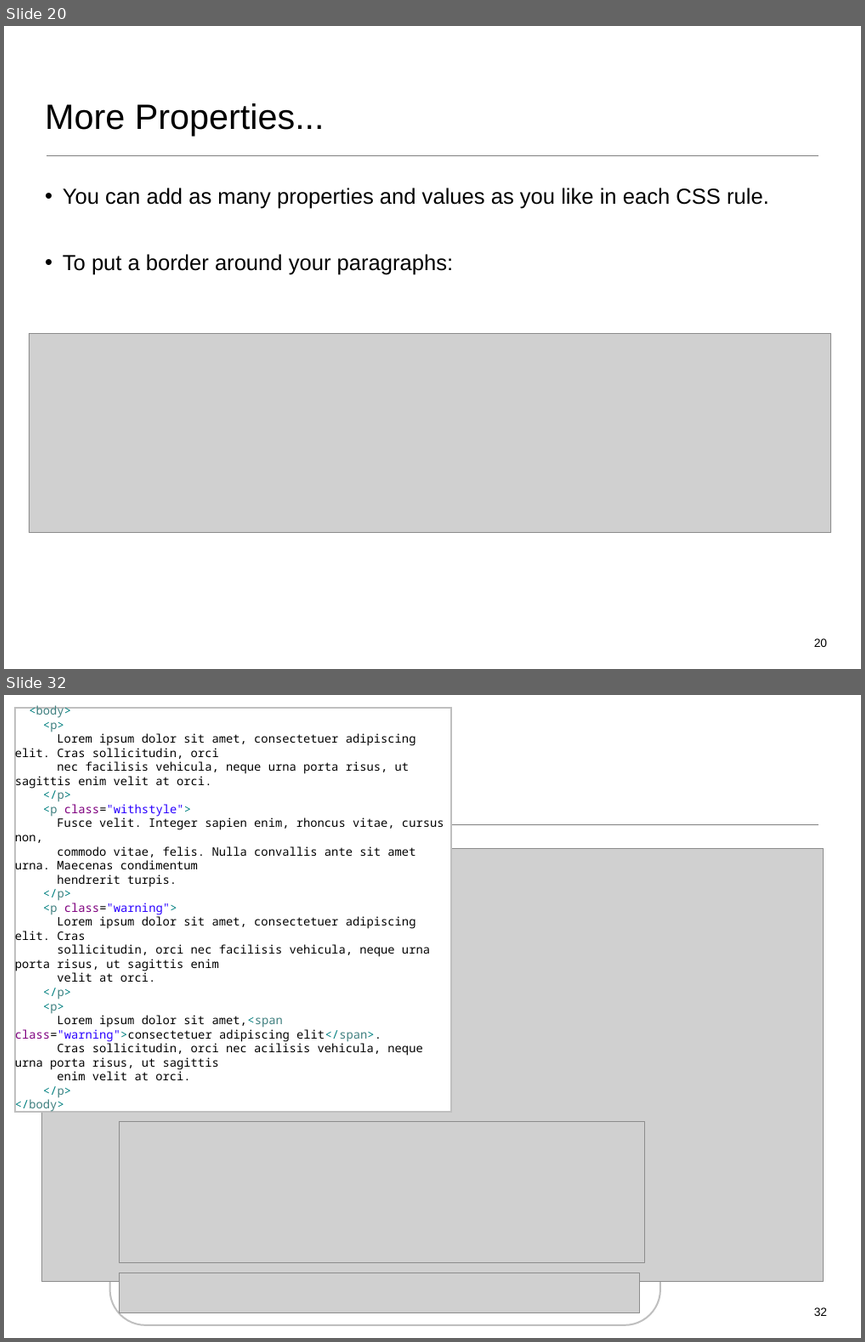
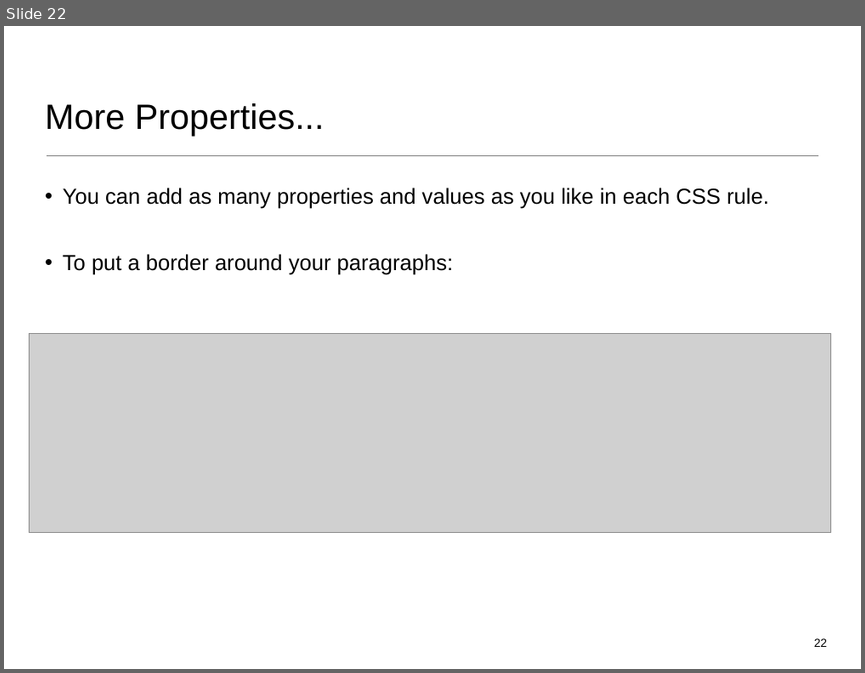
Before and after one commit to wit-web-dev-2015/web-dev-1, a slide deck: topic02/talk-2/css-1.ppt. Shown one above the other, each under a label of ours: slides 20 and 32 before the commit, slide 22 after it; the slides between them are not shown. The pictures are 865x1342 and 865x673 pixels, drawn with LibreOffice and Linux fonts; fonts in the diff are those of the drawing; grey boxes stand for pictures. Boxes give left, top, right and bottom in pixels: in the first picture for what was removed or moved away, otherwise in the second. Text is boxed around its words. In the diff, an @@ line names an element or a change of style, - is before the commit and + after.

```diff
--- a/topic02/talk-2/css-1.ppt
+++ b/topic02/talk-2/css-1.ppt
@@ slide 32 removed at [4, 695, 861, 1338], background #FFFFFF; not listed: 1 template element that a slide beside it also shows @@
@@ rectangle removed at [15, 709, 451, 1111] @@
-<body>
-<p>
-Lorem ipsum dolor sit amet, consectetuer adipiscing elit. Cras sollicitudin, orci
-nec facilisis vehicula, neque urna porta risus, ut sagittis enim velit at orci.
-</p>
-<p class="withstyle">
-Fusce velit. Integer sapien enim, rhoncus vitae, cursus non,
-commodo vitae, felis. Nulla convallis ante sit amet urna. Maecenas condimentum
-hendrerit turpis.
-</p>
-<p class="warning">
-Lorem ipsum dolor sit amet, consectetuer adipiscing elit. Cras
-sollicitudin, orci nec facilisis vehicula, neque urna porta risus, ut sagittis enim
-velit at orci.
-</p>
-<p>
-Lorem ipsum dolor sit amet,<span class="warning">consectetuer adipiscing elit</span>.
-Cras sollicitudin, orci nec acilisis vehicula, neque urna porta risus, ut sagittis
-enim velit at orci.
-</p>
-</body>
@@ picture removed at [41, 848, 823, 1281] @@
@@ rounded rectangle removed at [110, 1111, 660, 1325] @@
@@ picture removed at [119, 1121, 645, 1263] @@
@@ picture removed at [119, 1273, 638, 1313] @@
@@ page number removed at [814, 1307, 827, 1315] @@
-32
@@ what was slide 20 is now slide 22 @@
@@ page number at [814, 638, 827, 646]: text changed @@
-20
+22
```
Also in this commit, not shown: 3 slides changed, 3 slides added, 20 other slides removed, 11 other files.
